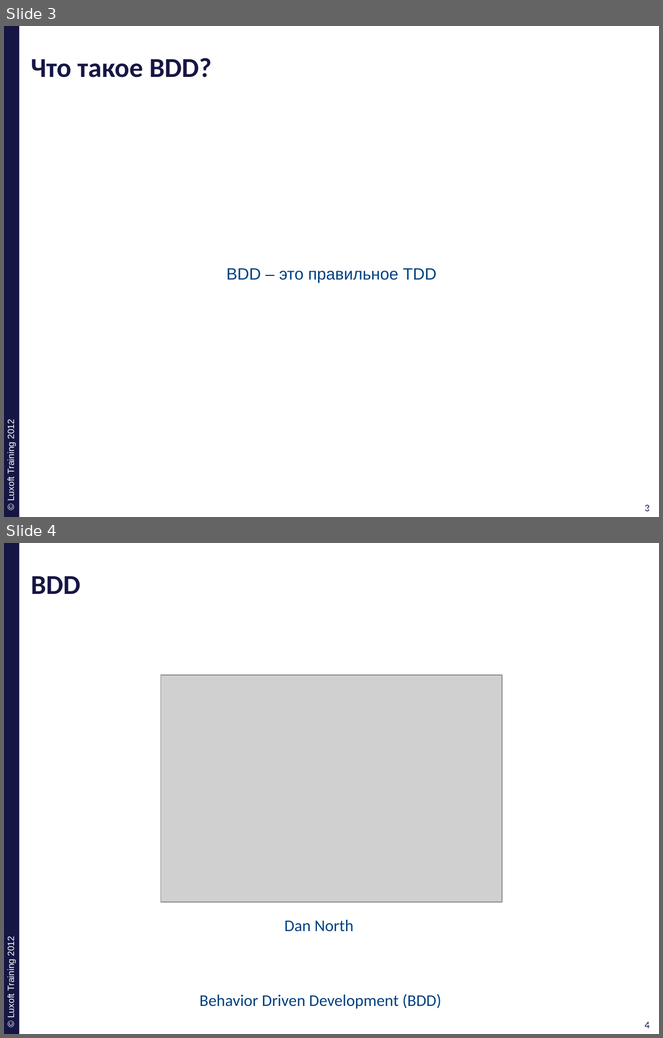
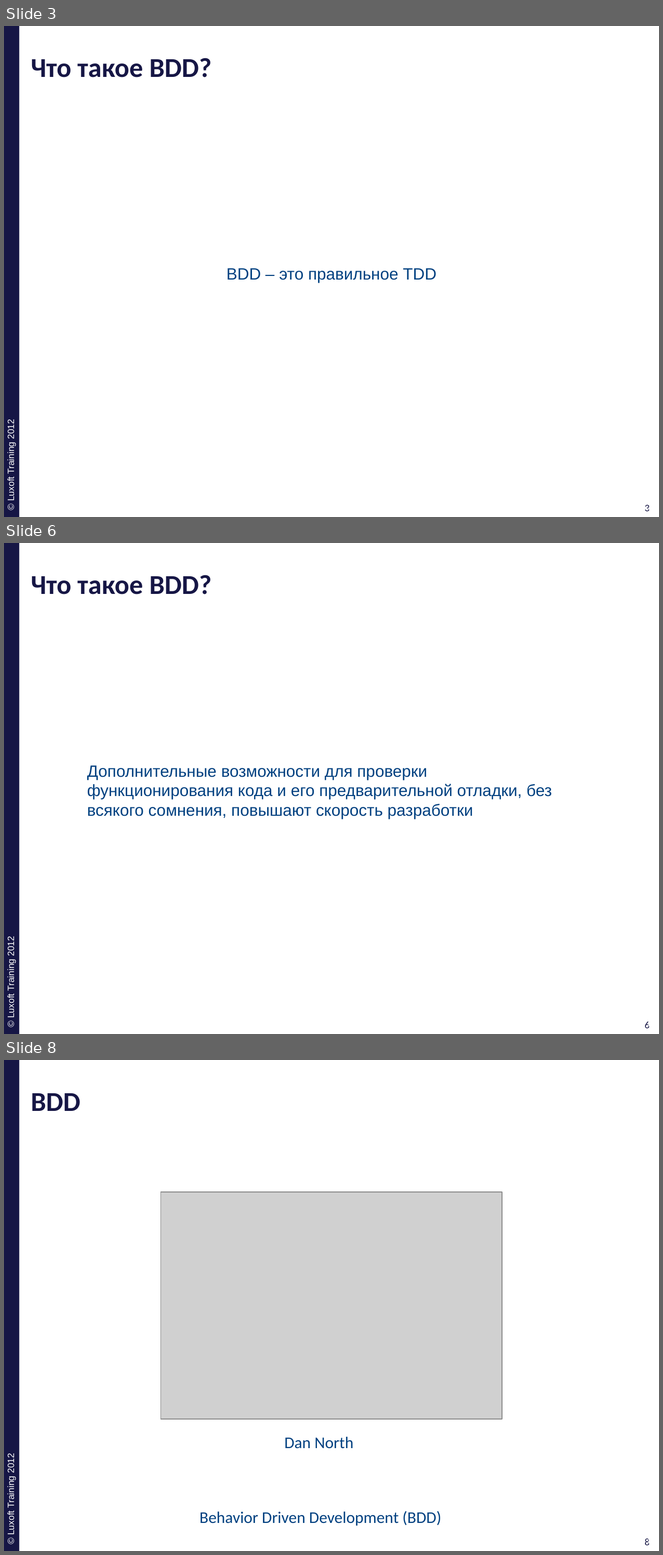
Before and after one commit to ivan-dyachenko/Trainings, a slide deck: Test Driven Development/materials/pptx/7. TDD-BDD.pptx. Shown one above the other, each under a label of ours: slides 3 and 4 before the commit, slides 3, 6 and 8 after it; the slides between them are not shown. The pictures are 663x1038 and 663x1555 pixels, drawn with LibreOffice and Linux fonts; fonts in the diff are those of the drawing; grey boxes stand for pictures; background and template pictures are left out. Boxes give left, top, right and bottom in pixels: in the first picture for what was removed or moved away, otherwise in the second. Text is boxed around its words. In the diff, an @@ line names an element or a change of style, - is before the commit and + after.

```diff
--- a/Test Driven Development/materials/pptx/7. TDD-BDD.pptx
+++ b/Test Driven Development/materials/pptx/7. TDD-BDD.pptx
@@ slide 6 added at (x1=4, y1=543, x2=659, y2=1034), background #FFFFFF; not listed: 4 template elements that a slide beside it also shows @@
@@ title added at (x1=31, y1=575, x2=212, y2=594), 30 pt, text #161645, bold @@
+Что такое BDD?
@@ text added at (x1=87, y1=766, x2=552, y2=819), 18 pt, text #004080 @@
+Дополнительные возможности для проверки функционирования кода и его предварительной отладки, без всякого сомнения, повышают скорость разработки
@@ what was slide 4 is now slide 8 @@
@@ page number at (x1=645, y1=1539, x2=650, y2=1546): text changed @@
-4
+8
@@ page number at (x1=648, y1=1539, x2=653, y2=1546): text changed @@
-4
+8
```
Also in this commit, not shown: 4 other slides added, 5 other files.
